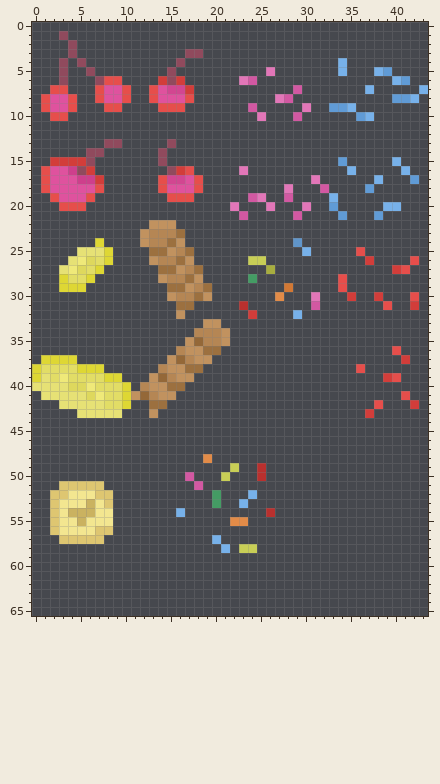
Two versions of one sprite sheet, assets/toppings.png. The first picture shows the starting point.
The file is 44x66 pixels. Colours within 5 levels of each other are drawn and written as one.
New version:
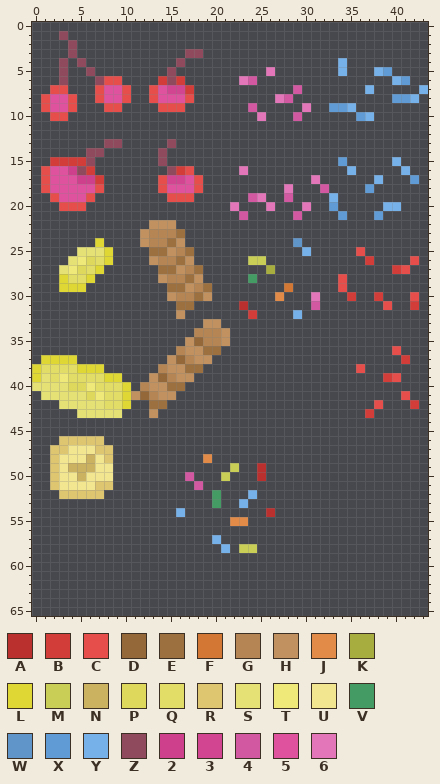
Palette (. is transparent): A #b9302e  B #d23d3a  C #e64e4b  D #946838  E #9c703f  F #d27834  G #b58654  H #c1925f  J #e28b48  K #a7ad3f  L #ded734  M #c8ce56  N #cab260  P #ded85d  Q #e2dd66  R #dec671  S #e6e175  T #efe979  U #f3e690  V #449c64  W #6095ca  X #609bd6  Y #77b1ea  Z #904a5d  2 #ce3f8c  3 #d24691  4 #d258a2  5 #df529e  6 #e276b8
Changes in this commit:
{"y":46,"x":3,"old":".....","new":"RRRRR"}
{"y":47,"x":2,"old":".......","new":"RRUUURR"}
{"y":48,"x":2,"old":".......","new":"RUUUNUR"}
{"y":49,"x":2,"old":".......","new":"RUNNNUU"}
{"y":50,"x":2,"old":".......","new":"RUUNUUU"}
{"y":51,"x":2,"old":".RRRR","new":"RUUUU"}
{"y":51,"x":8,"old":".","new":"R"}
{"y":52,"x":2,"old":"R","new":"."}
{"y":52,"x":4,"old":"UUU","new":"RRR"}
{"y":52,"x":8,"old":"R","new":"."}
{"y":53,"x":2,"old":"RUUUNUR","new":"......."}
{"y":54,"x":2,"old":"RUNNNUU","new":"......."}
{"y":55,"x":2,"old":"RUUNUUU","new":"......."}
{"y":56,"x":2,"old":"RUUUURR","new":"......."}
{"y":57,"x":3,"old":"RRRRR","new":"....."}
